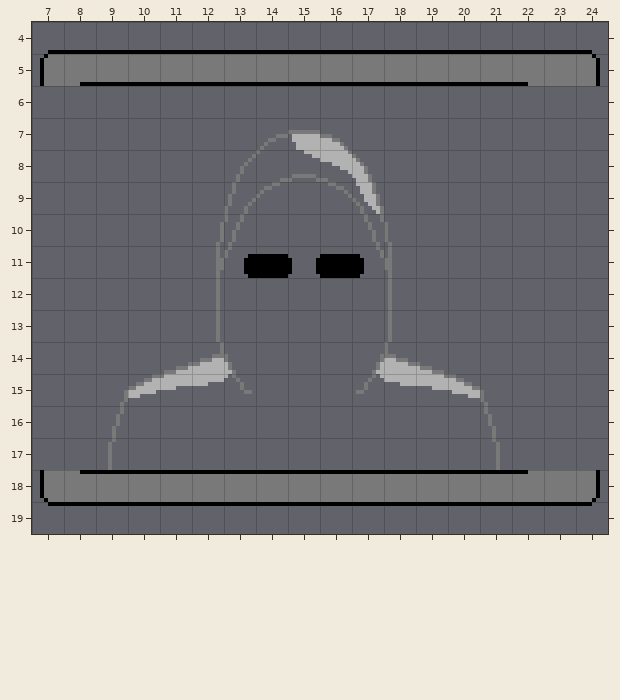
An edit to a level. Tiled map, maps/title.tmx. The picture above is the old version.
Cells are 8x8 px. Shown: x 7..24, y 4..19. The commit also replaced the tileset; all pictures use the new one. The old version is drawn lined up with the new one.
The same view after the edit:
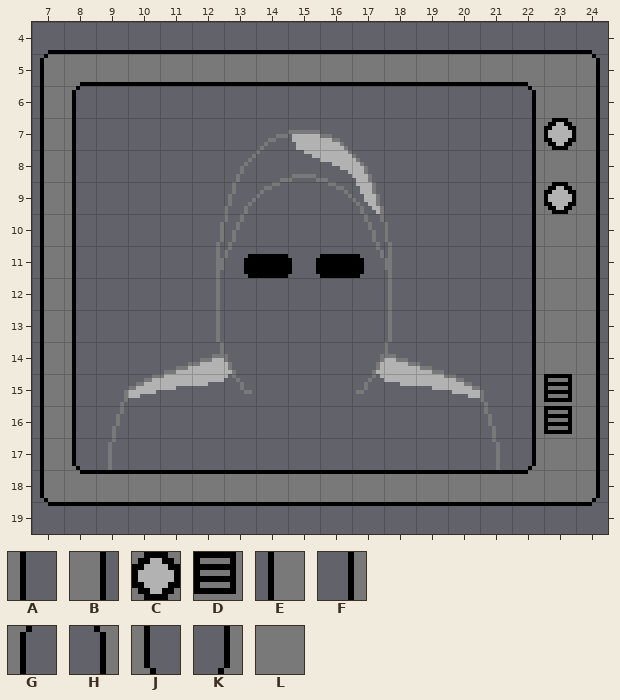
Key: from "title": A 0, B 1, C 8, D 9, E 16, F 17, G 20, H 21, J 22, K 23, L 24.
_ is an empty cell.
Tiles of an added or newly shown layer are drawn over the layers below it.
Difference:
everything moved by +0,+1 cells (the old picture is shown already moved)
Layer "Sprites" (now shown):
The edit adds tile A in rows 7 to 16 at x 8.
The edit adds tile B in rows 6 to 17 at x 24.
The edit adds tile C in row 7 at x 23; in row 9 at x 23.
The edit adds tile D in rows 15 to 16 at x 23.
The edit adds tile E in rows 6 to 17 at x 7.
The edit adds tile F in rows 7 to 16 at x 22.
The edit adds tile G in row 6 at x 8.
The edit adds tile H in row 6 at x 22.
The edit adds tile J in row 17 at x 8.
The edit adds tile K in row 17 at x 22.
The edit adds tile L in row 6 at x 23; in row 8 at x 23; in rows 10 to 14 at x 23; in row 17 at x 23.
Where, in picture pixels (left, top, right, bottom), the same in both pictures:
added: (40, 86, 80, 470)
added: (528, 86, 600, 470)
